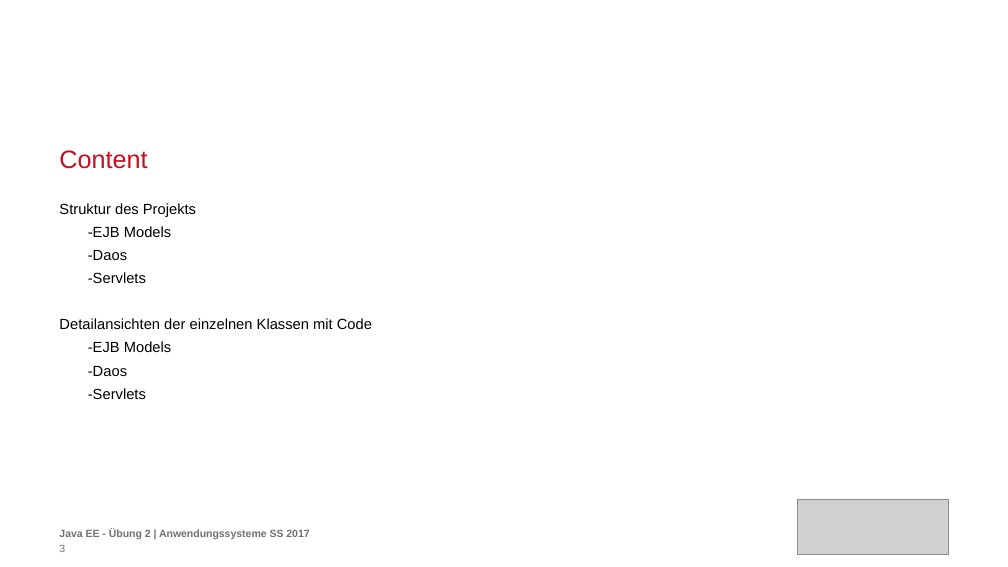
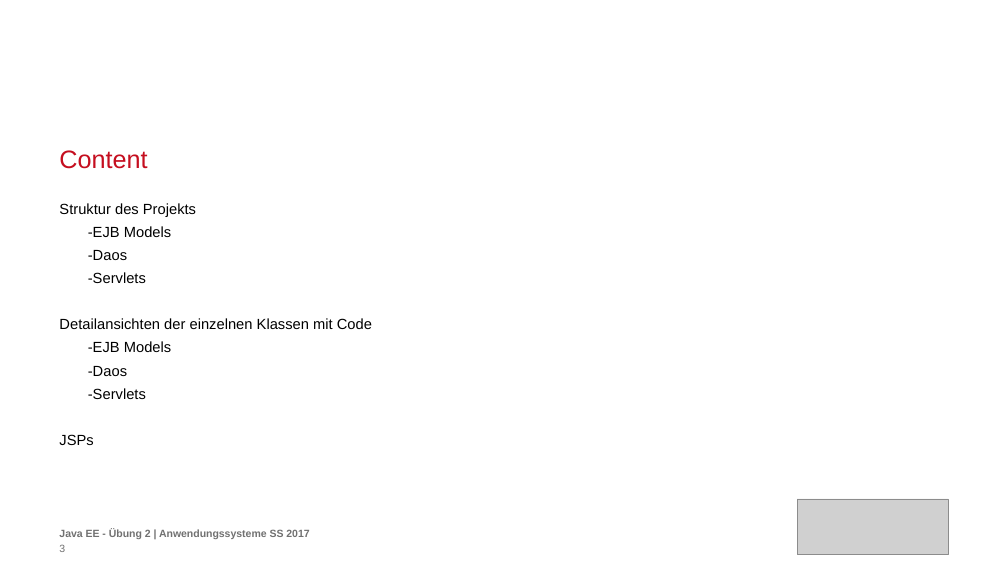
Before and after one commit to carolin262/anwendungssysA2, a slide deck: slide 3 of PräsentationJavaEE.pptx. Drawn at 1008x567 pixels with LibreOffice and Linux fonts; fonts in the diff are those of the drawing; grey boxes stand for pictures; background and template pictures are left out. Boxes give left, top, right and bottom in pixels: in the first picture for what was removed or moved away, otherwise in the second. Text is boxed around its words. In the diff, an @@ line names an element or a change of style, - is before the commit and + after.

Commit message:
mit JSPs

```diff
--- a/PräsentationJavaEE.pptx
+++ b/PräsentationJavaEE.pptx
@@ text at (59, 434, 93, 445): paragraph added @@
+JSPs
```
Also in this commit, not shown: 7 slides added.
